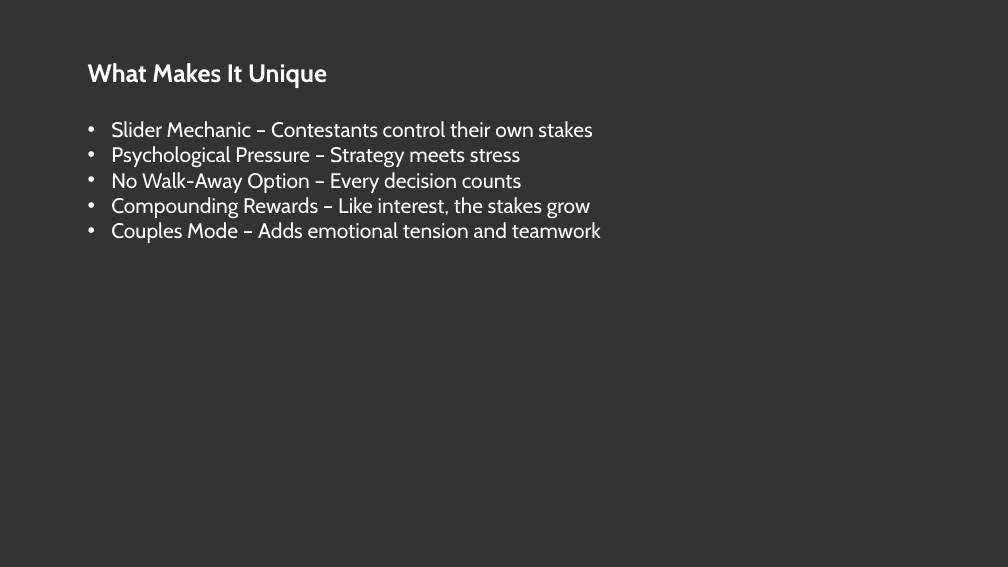
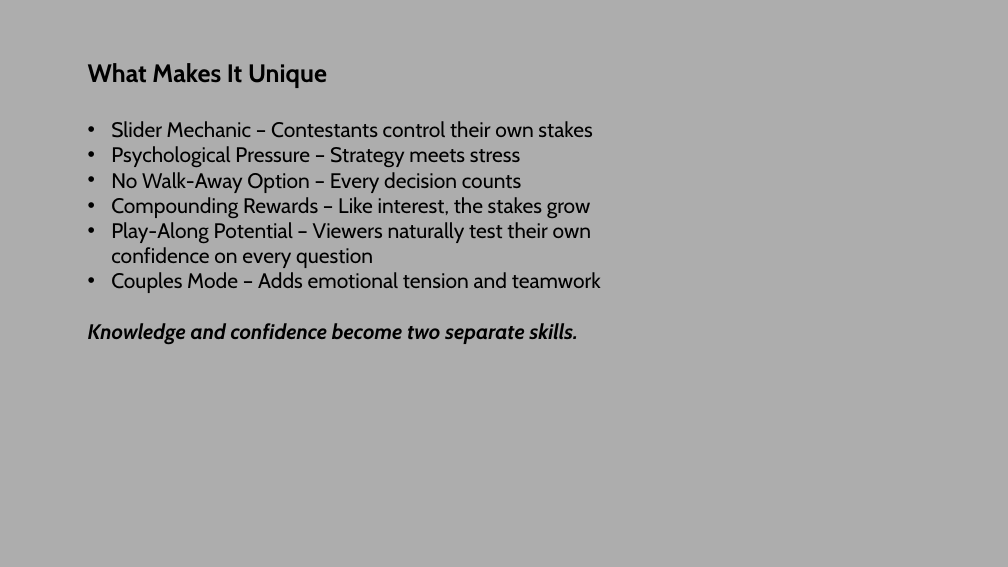
Before and after one commit to mikehardware/risk-vs-reward, a slide deck: slide 3 of risk-vs-reward/downloads/RvR Pitch Deck.pptx (slide 5 before the commit). Drawn at 1008x567 pixels with LibreOffice and Linux fonts; fonts in the diff are those of the drawing. Boxes give left, top, right and bottom in pixels: in the first picture for what was removed or moved away, otherwise in the second. Text is boxed around its words. In the diff, an @@ line names an element or a change of style, - is before the commit and + after.

```diff
--- a/risk-vs-reward/downloads/RvR Pitch Deck.pptx
+++ b/risk-vs-reward/downloads/RvR Pitch Deck.pptx
@@ background #333333 to #ADADAD @@
@@ text "What Makes It Unique" at bbox=[88, 63, 327, 88]: text colour #FFFFFF to #000000 @@
@@ text at bbox=[111, 121, 601, 293]: text colour #FFFFFF to #000000 in "Slider Mechanic – Contestants control their own ...", "Psychological Pressure – Strategy meets stress", "No Walk-Away Option – Every decision counts", "Compounding Rewards – Like interest, the stakes ..." and 1 more places @@
@@ text at bbox=[111, 222, 591, 268]: paragraph added @@
+• Play-Along Potential – Viewers naturally test their own confidence on every question
@@ text at bbox=[88, 323, 579, 344]: paragraph added @@
+Knowledge and confidence become two separate skills.
```
Also in this commit, not shown: 9 other slides changed, 13 other files.
